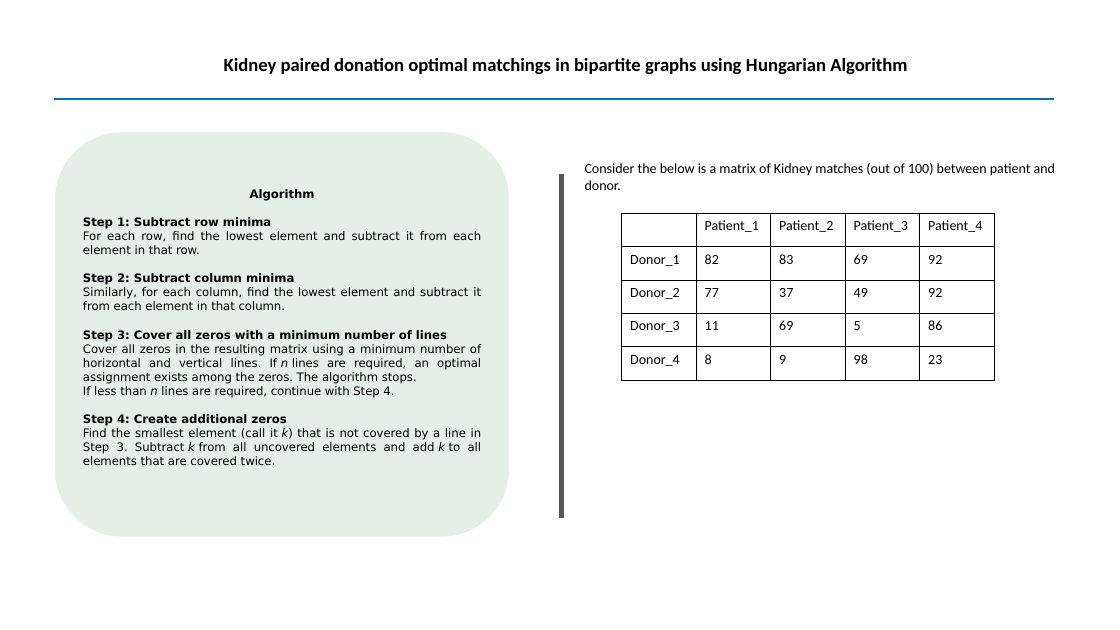
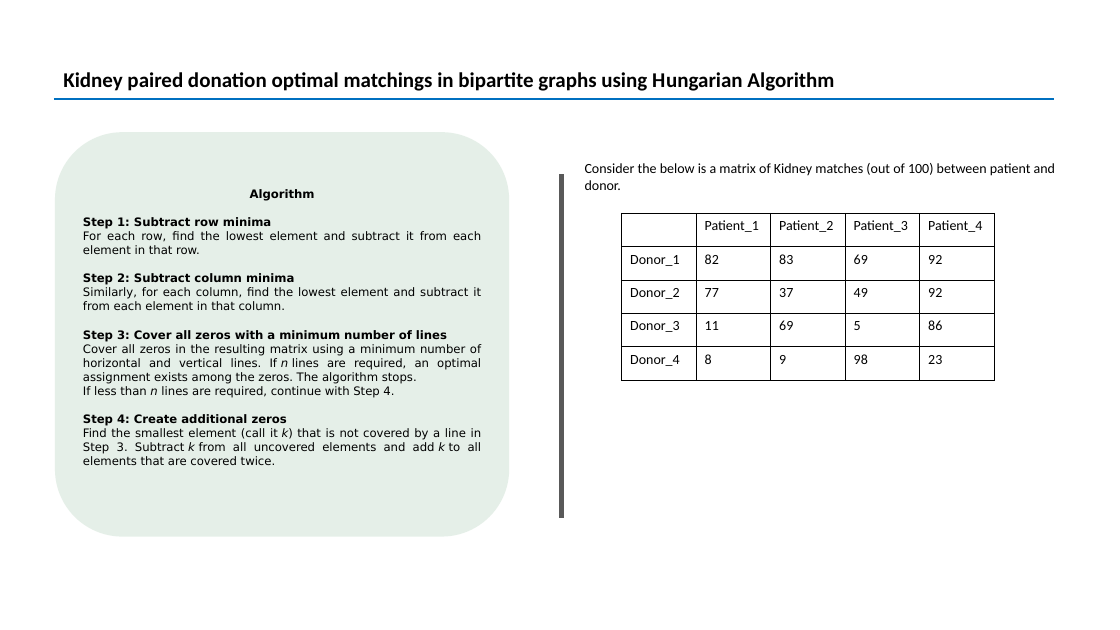
Before and after one commit to harish-udhay/Hungarian_algorithm_for_kidney_exchange, a slide deck: slide 2 of Hungarian_algorithm.pptx. Drawn at 1120x630 pixels with LibreOffice and Linux fonts; fonts in the diff are those of the drawing. Boxes give left, top, right and bottom in pixels: in the first picture for what was removed or moved away, otherwise in the second. Text is boxed around its words. In the diff, an @@ line names an element or a change of style, - is before the commit and + after.

```diff
--- a/Hungarian_algorithm.pptx
+++ b/Hungarian_algorithm.pptx
@@ title "Kidney paired donation optimal matchings ...": place and size @@
-title "Kidney paired donation optimal matchings ..." at <box>224,58,907,74</box>
+title "Kidney paired donation optimal matchings ..." at <box>63,72,834,91</box>
@@ title "Kidney paired donation optimal matchings ..." at <box>63,72,834,91</box>: size 16 to 18 pt; alignment centre to left @@
```
Also in this commit, not shown: 1 other slide changed, 1 slide added.
